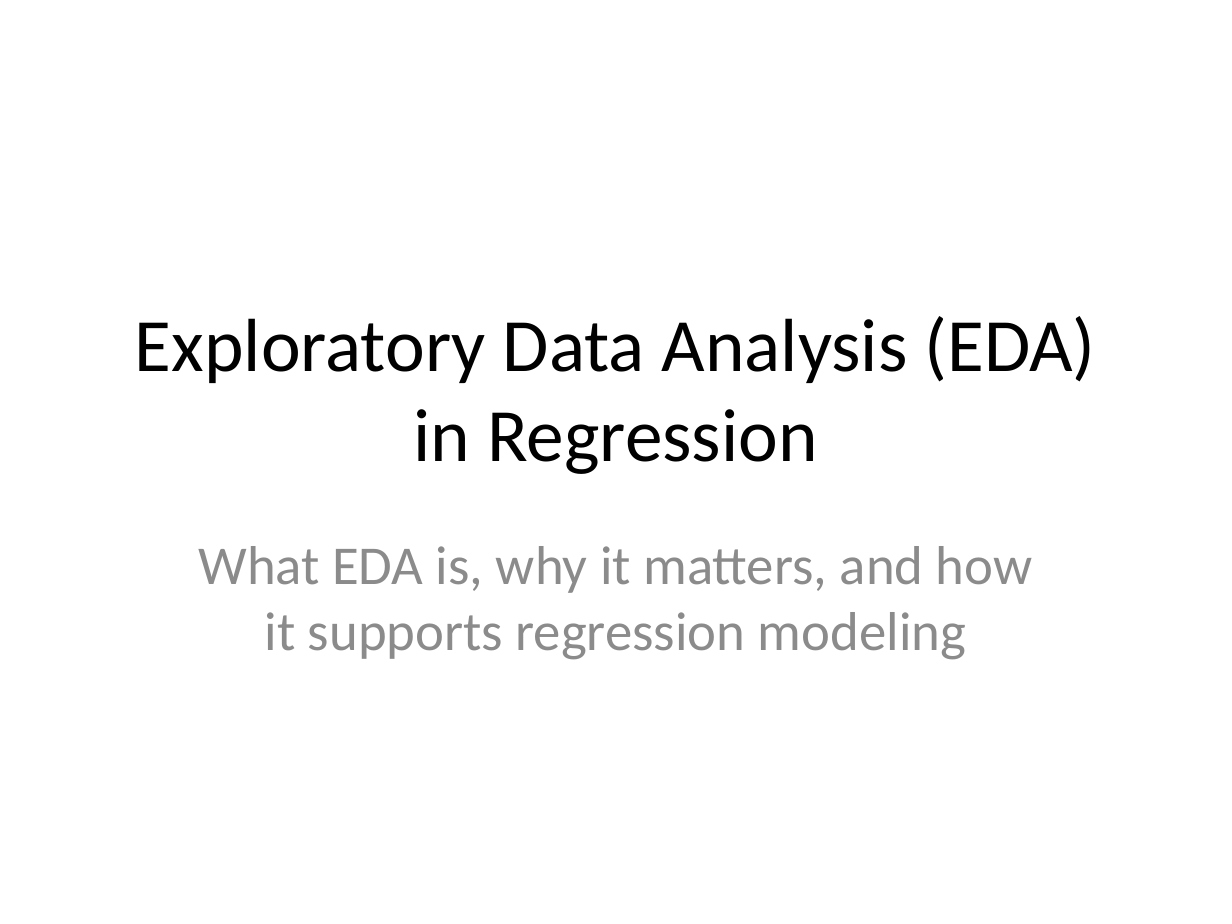
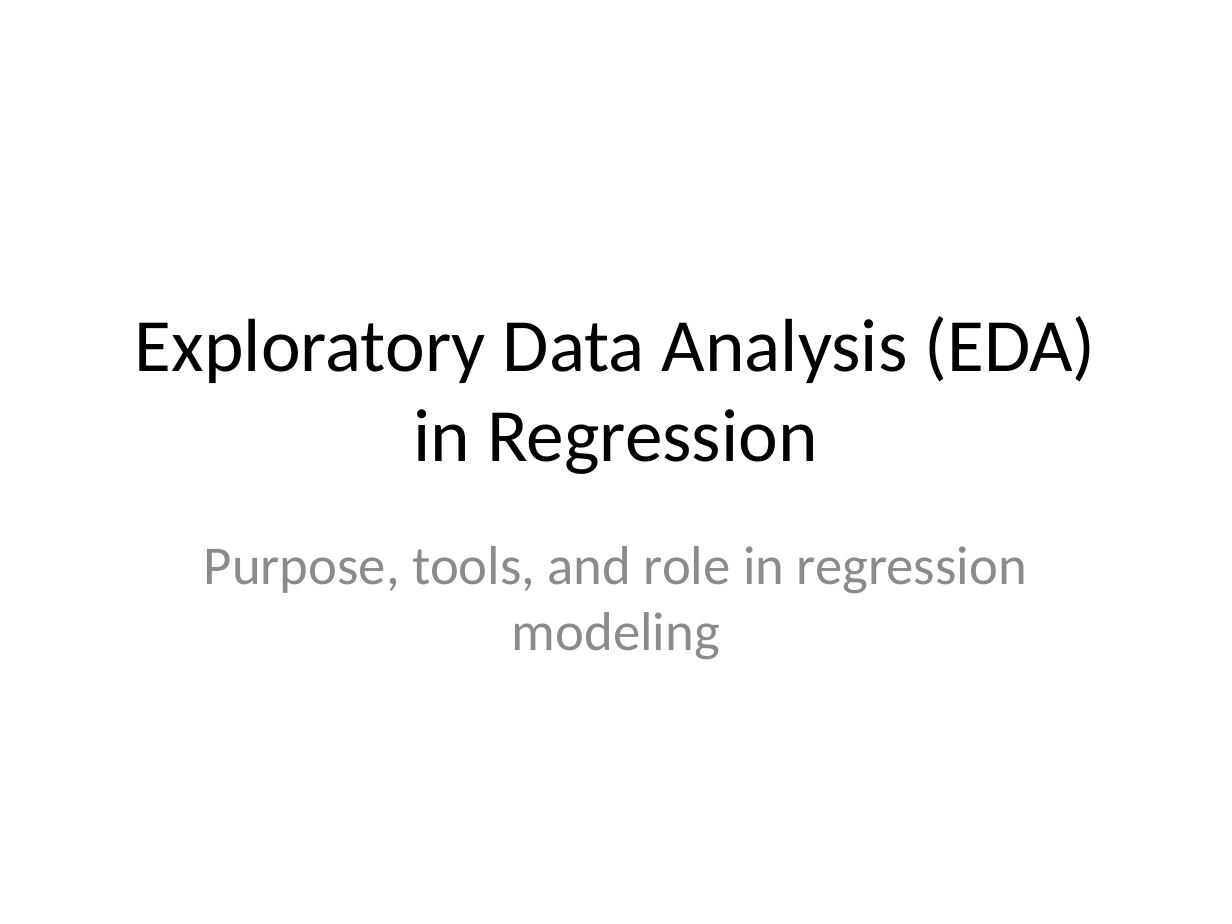
Before and after one commit to dustinpluta/STAT7630_Spring2026, a slide deck: slide 1 of Course_Notes/EDA_in_Regression.pptx. Drawn at 1232x924 pixels with LibreOffice and Linux fonts; fonts in the diff are those of the drawing. Boxes give left, top, right and bottom in pixels: in the first picture for what was removed or moved away, otherwise in the second. Text is boxed around its words. In the diff, an @@ line names an element or a change of style, - is before the commit and + after.

```diff
--- a/Course_Notes/EDA_in_Regression.pptx
+++ b/Course_Notes/EDA_in_Regression.pptx
@@ subtitle at (x1=204, y1=546, x2=1027, y2=660): text changed @@
-What EDA is, why it matters, and how it supports regression modeling
+Purpose, tools, and role in regression modeling
```
Also in this commit, not shown: 6 other slides changed, 10 slides added.
